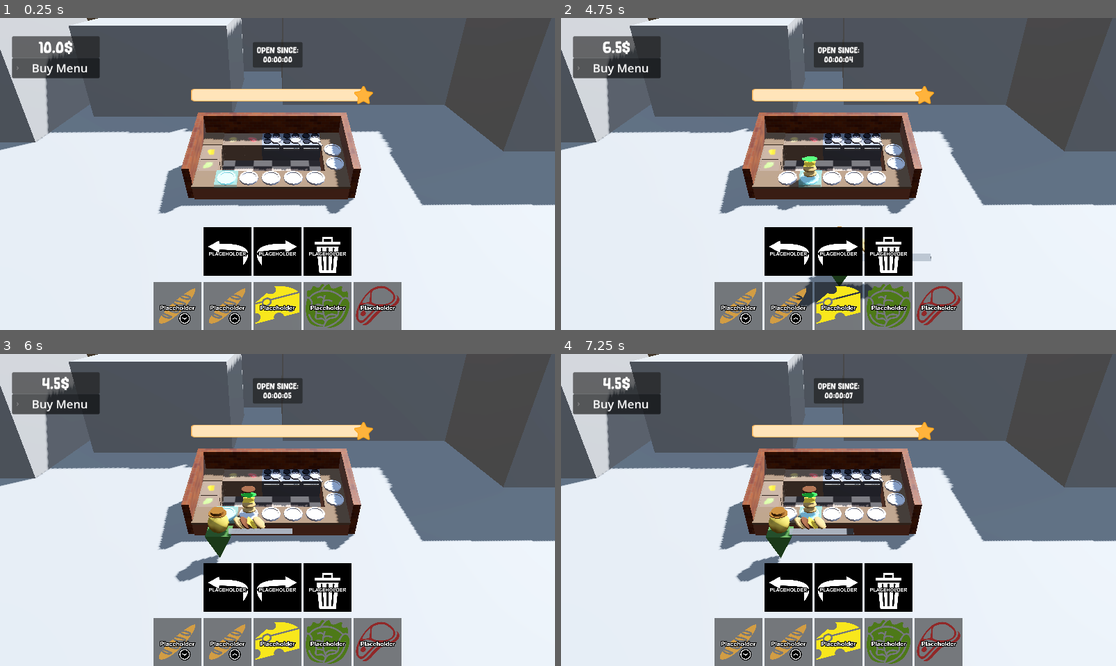
Above: before the commit, frames 1-4 (two rows, left to right).
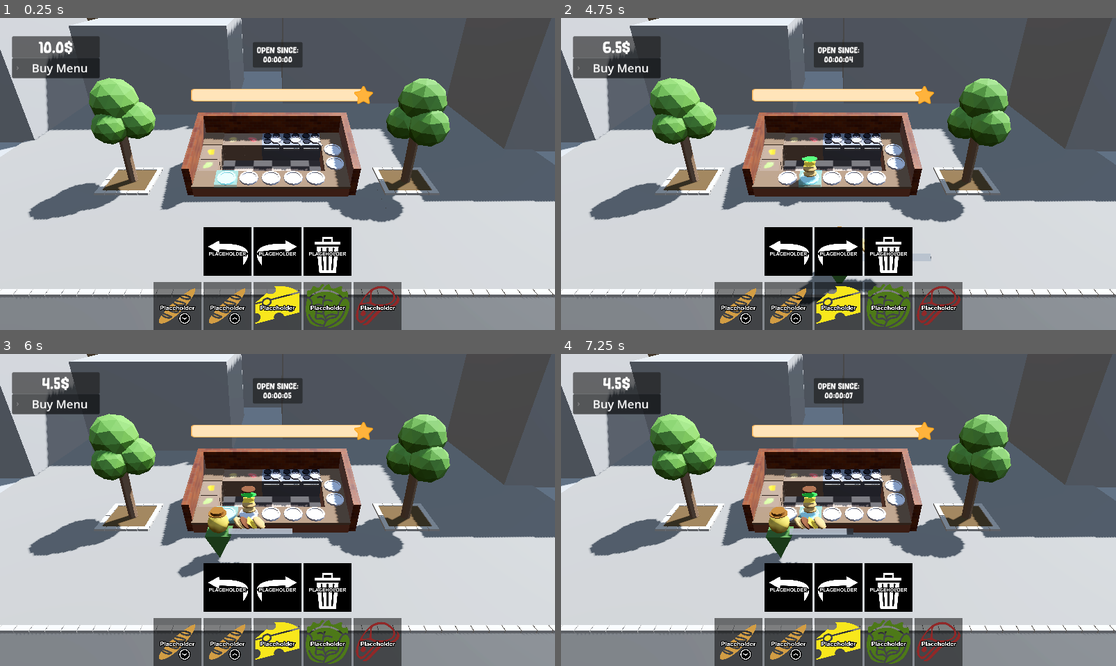
Above: after the commit, the same moments.

Repository: thewasmans/2026-game-jam-burger-truck
Game: Godot game, scene res://scenes/main.tscn
Same seed, same stepped clock (60 frames per second), same inputs: the game is played once before the commit and once after it.
Inputs (mouse positions are in pixels of both pictures, inside the frame that each line leads up to):
- Up to frame 1 (0.25 s): no input
- Up to frame 2 (4.75 s): click (788, 252) at 0.5 s; click (838, 252) at 1.25 s; click (738, 305) at 2.02 s; click (788, 305) at 2.77 s; click (838, 305) at 3.52 s; click (888, 305) at 4.27 s
- Up to frame 3 (6 s): click (377, 641) at 5.02 s; click (227, 588) at 5.75 s
- Up to frame 4 (7.25 s): click (838, 588) at 6.5 s

The runs differ from the first frame. In frame 1, 52% of the frame differs, in the area x 0-100%, y 19-100%; in frame 2, 52%; in frame 3, 52%; in frame 4, 52%.

Commit message:
put environment prefab into main scene

Diff:
--- a/contents/prefabs/Environment.tscn
+++ b/contents/prefabs/Environment.tscn
@@ -42,7 +42,7 @@
 blend_shape_mode = 0
 shadow_mesh = SubResource("ArrayMesh_eujd8")
 
-[node name="Node3D" type="Node3D" unique_id=1062952153]
+[node name="envrionment" type="Node3D" unique_id=1062952153]
 
 [node name="tree_bed" parent="." unique_id=2135355179 instance=ExtResource("1_htp3w")]
 transform = Transform3D(1, 0, 0, 0, 1, 0, 0, 0, 1, 7.129384, 0.14687121, 5.809559)
@@ -59,21 +59,21 @@
 [node name="sidewalk" parent="." unique_id=1818132930 instance=ExtResource("3_xn25y")]
 transform = Transform3D(-1, 0, -8.742278e-08, 0, 1, 0, 8.742278e-08, 0, -1, 5.3117332, 0.08167791, -1.1273642)
 
-[node name="Cube_012" type="MeshInstance3D" parent="sidewalk/Sidewalk" parent_id_path=PackedInt32Array(1818132930, 2126027104) index="2" unique_id=1759550760]
+[node name="Cube_012" type="MeshInstance3D" parent="sidewalk/Sidewalk" parent_id_path=PackedInt32Array(1818132930, 285705050) index="2" unique_id=1759550760]
 transform = Transform3D(1, 0, 0, 0, 1, 0, 0, 0, 1, 0, 0.092501655, -13.965683)
 mesh = SubResource("ArrayMesh_6ce8n")
 
 [node name="sidewalk3" parent="." unique_id=533408192 instance=ExtResource("3_xn25y")]
 transform = Transform3D(-1, 0, -8.742278e-08, 0, 1, 0, 8.742278e-08, 0, -1, 15.306124, 0.08167791, -1.1273642)
 
-[node name="Cube_012" type="MeshInstance3D" parent="sidewalk3/Sidewalk" parent_id_path=PackedInt32Array(533408192, 2126027104) index="2" unique_id=310428645]
+[node name="Cube_012" type="MeshInstance3D" parent="sidewalk3/Sidewalk" parent_id_path=PackedInt32Array(533408192, 285705050) index="2" unique_id=310428645]
 transform = Transform3D(1, 0, 0, 0, 1, 0, 0, 0, 1, 9.536743e-07, 0.092501655, -13.984686)
 mesh = SubResource("ArrayMesh_6ce8n")
 
 [node name="sidewalk2" parent="." unique_id=440128282 instance=ExtResource("3_xn25y")]
 transform = Transform3D(-1, 0, -8.742278e-08, 0, 1, 0, 8.742278e-08, 0, -1, -4.683174, 0.08167791, -1.1273642)
 
-[node name="Cube_012" type="MeshInstance3D" parent="sidewalk2/Sidewalk" parent_id_path=PackedInt32Array(440128282, 2126027104) index="2" unique_id=1981761704]
+[node name="Cube_012" type="MeshInstance3D" parent="sidewalk2/Sidewalk" parent_id_path=PackedInt32Array(440128282, 285705050) index="2" unique_id=1981761704]
 transform = Transform3D(1, 0, 0, 0, 1, 0, 0, 0, 1, 0, 0.092501655, -13.93182)
 mesh = SubResource("ArrayMesh_6ce8n")
 
--- a/scenes/main.tscn
+++ b/scenes/main.tscn
@@ -26,10 +26,11 @@
 [ext_resource type="PackedScene" uid="uid://cnqxm7mb2fw5c" path="res://contents/vfx/smoke_vfx.tscn" id="20_pm3ni"]
 [ext_resource type="PackedScene" uid="uid://0xjac1r22bli" path="res://contents/3d/kitchen/stove/stove.gltf" id="21_vxglm"]
 [ext_resource type="Resource" uid="uid://ceppbwd4jotj4" path="res://data/furnitures/furniture_01.tres" id="22_fv21b"]
-[ext_resource type="PackedScene" uid="uid://nv67orp1v886" path="res://scenes/selector.tscn" id="22_y6deb"]
+[ext_resource type="PackedScene" path="res://scenes/selector.tscn" id="22_y6deb"]
 [ext_resource type="Resource" uid="uid://blfgjhw8oqugu" path="res://data/furnitures/furniture_02.tres" id="23_tel4y"]
 [ext_resource type="Resource" uid="uid://2vameyebt50x" path="res://data/furnitures/furniture_03.tres" id="24_qkpxi"]
 [ext_resource type="Resource" uid="uid://c454qusiang0y" path="res://data/furnitures/furniture_04.tres" id="25_5q0nq"]
+[ext_resource type="PackedScene" uid="uid://bctaal8fr8t6o" path="res://contents/prefabs/Environment.tscn" id="31_tel4y"]
 
 [sub_resource type="Resource" id="Resource_2wyq8"]
 script = ExtResource("19_og1vs")
@@ -153,6 +154,8 @@
 
 [node name="Environments" type="Node" parent="." unique_id=382932535]
 
+[node name="envrionment" parent="Environments" unique_id=1062952153 instance=ExtResource("31_tel4y")]
+
 [node name="WorldEnvironment" type="WorldEnvironment" parent="Environments" unique_id=574237056]
 environment = SubResource("Environment_jyhfs")
 
